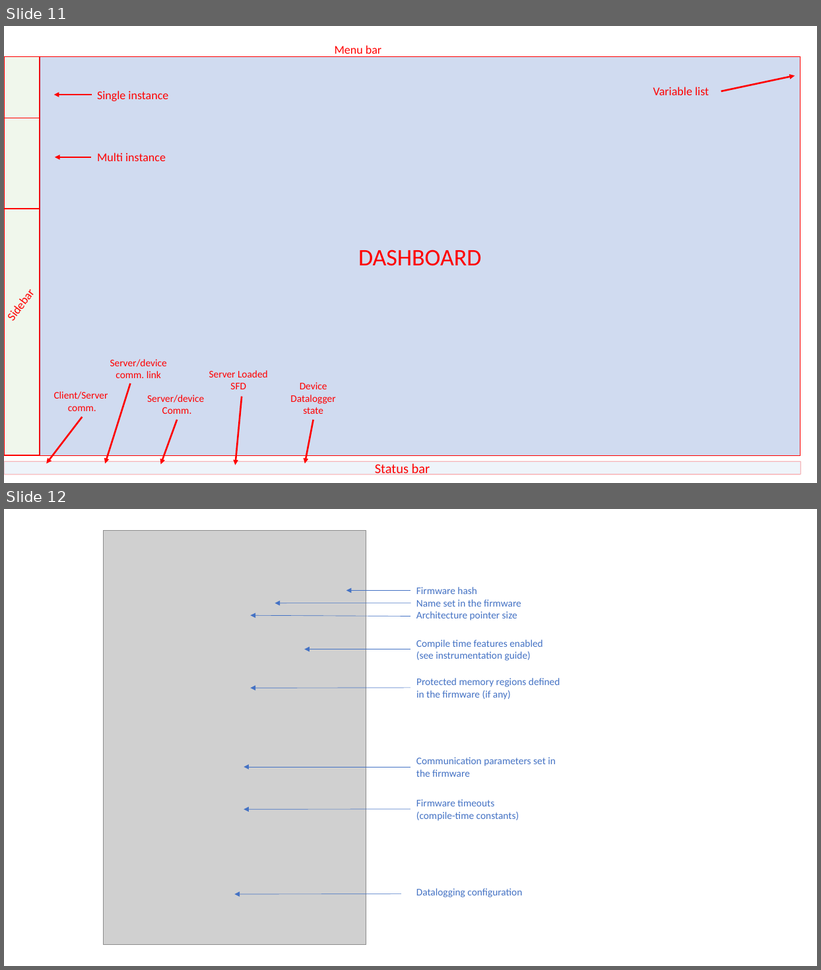
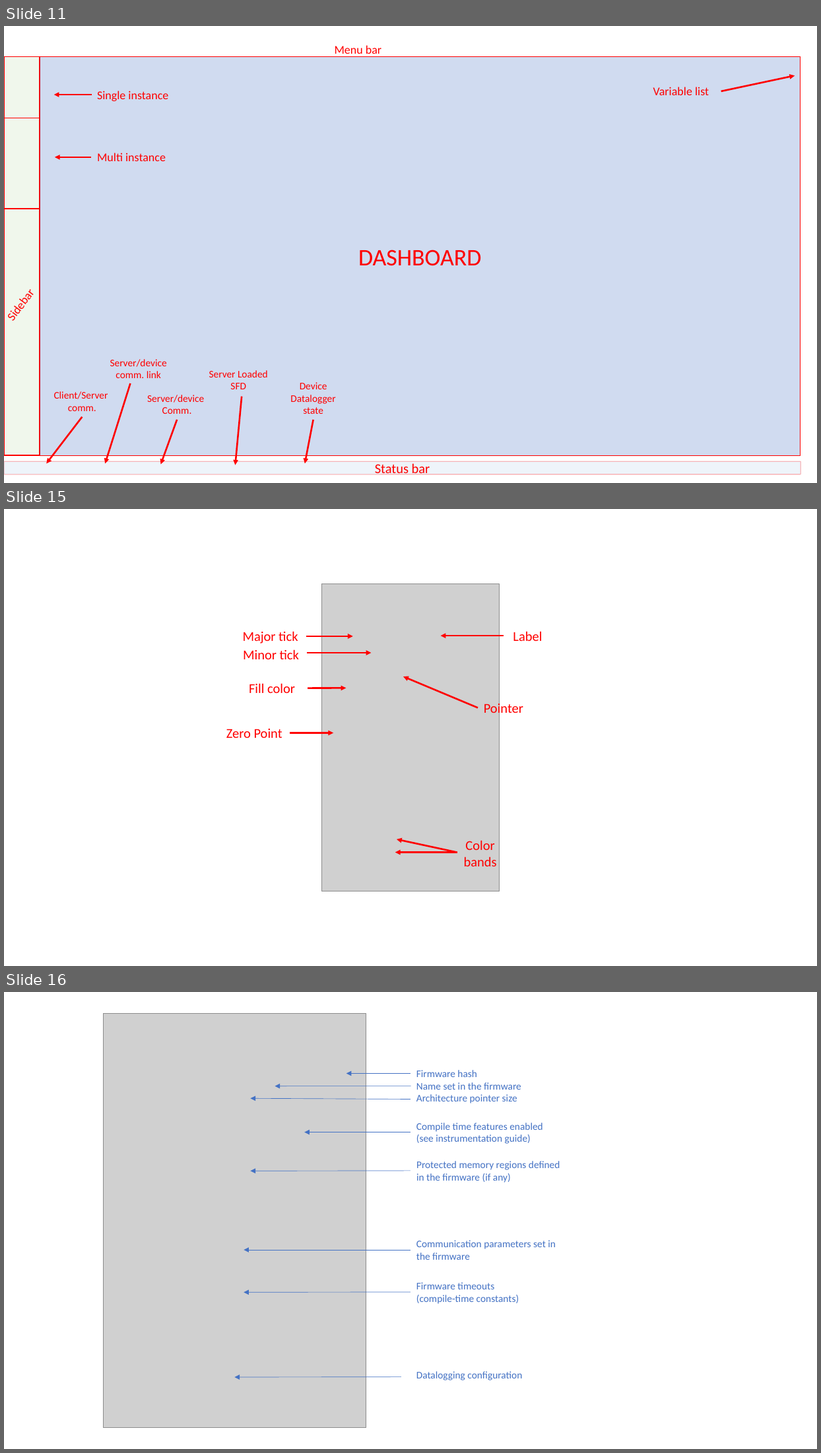
Before and after one commit to scrutinydebugger/scrutiny-devtools, a slide deck: graphics/graphics.pptx. Shown one above the other, each under a label of ours: slides 11 and 12 before the commit, slides 11, 15 and 16 after it; the slides between them are not shown. The pictures are 821x970 and 821x1453 pixels, drawn with LibreOffice and Linux fonts; fonts in the diff are those of the drawing; grey boxes stand for pictures; background and template pictures are left out. Boxes give left, top, right and bottom in pixels: in the first picture for what was removed or moved away, otherwise in the second. Text is boxed around its words. In the diff, an @@ line names an element or a change of style, - is before the commit and + after.

Commit message:
update

```diff
--- a/graphics/graphics.pptx
+++ b/graphics/graphics.pptx
@@ slide 15 added at [4, 509, 817, 966], background #FFFFFF @@
@@ picture added at [322, 584, 499, 891] @@
@@ text added at [243, 631, 298, 644], 16 pt, text #FF0000 @@
+Major tick
@@ arrow added from (306, 636) to (353, 636), #FF0000 2 pt @@
@@ arrow added from (504, 636) to (441, 636), #FF0000 2 pt @@
@@ text added at [513, 631, 542, 641], 16 pt, text #FF0000 @@
+Label
@@ text added at [243, 650, 299, 659], 16 pt, text #FF0000 @@
+Minor tick
@@ arrow added from (306, 653) to (371, 653), #FF0000 2 pt @@
@@ text added at [249, 683, 295, 693], 16 pt, text #FF0000 @@
+Fill color
@@ arrow added from (478, 708) to (403, 677), #FF0000 2 pt @@
@@ arrow added from (308, 689) to (346, 689), #FF0000 2 pt @@
@@ text added at [484, 702, 523, 717], 16 pt, text #FF0000 @@
+Pointer
@@ text added at [226, 729, 283, 738], 16 pt, text #FF0000 @@
+Zero Point
@@ arrow added from (290, 733) to (333, 733), #FF0000 2 pt @@
@@ arrow added from (457, 852) to (397, 840), #FF0000 2 pt @@
@@ text added at [464, 840, 497, 867], 16 pt, text #FF0000 @@
+Color bands
@@ arrow added from (457, 852) to (395, 852), #FF0000 2 pt @@
@@ what was slide 12 is now slide 16 @@
```
Also in this commit, not shown: 3 other slides added.
